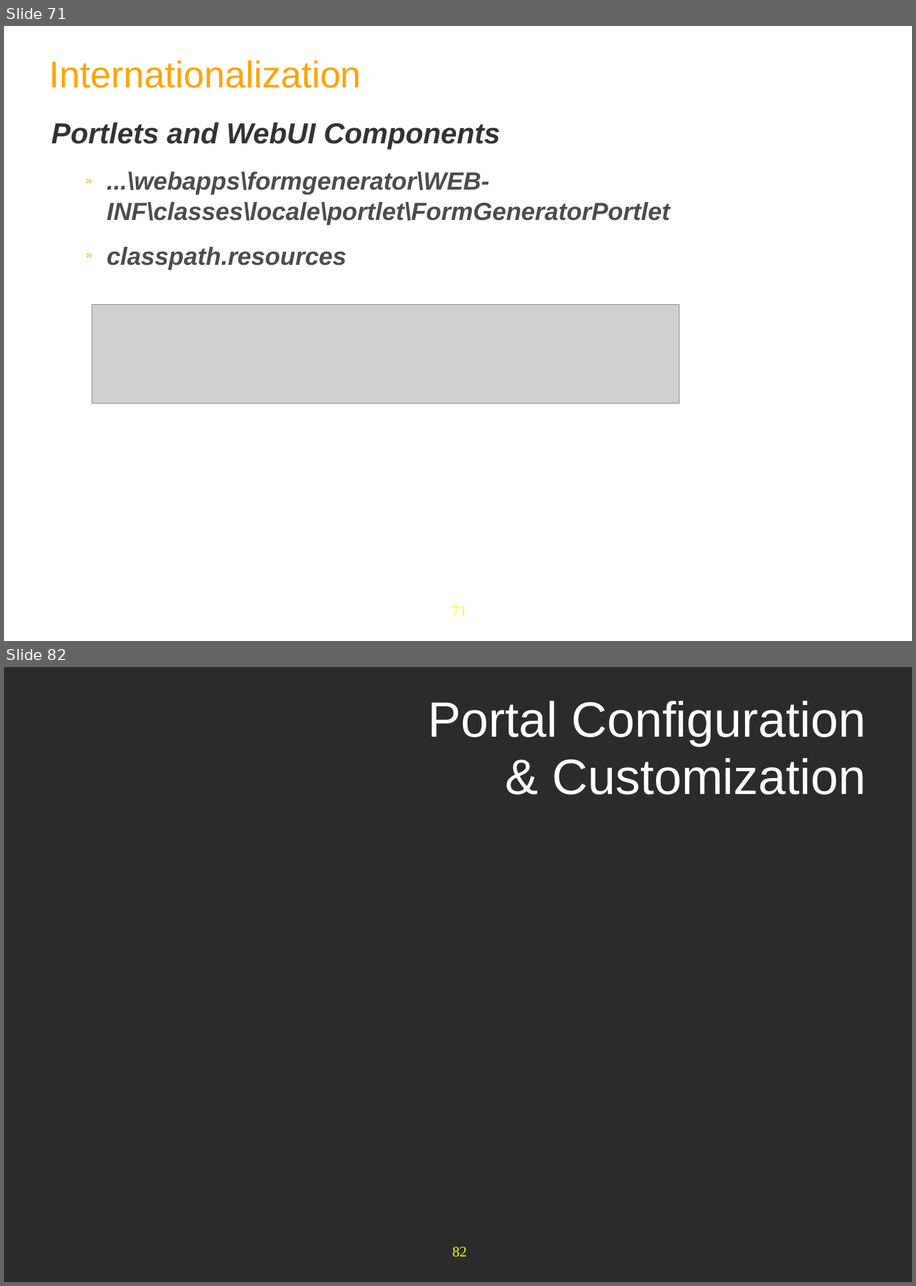
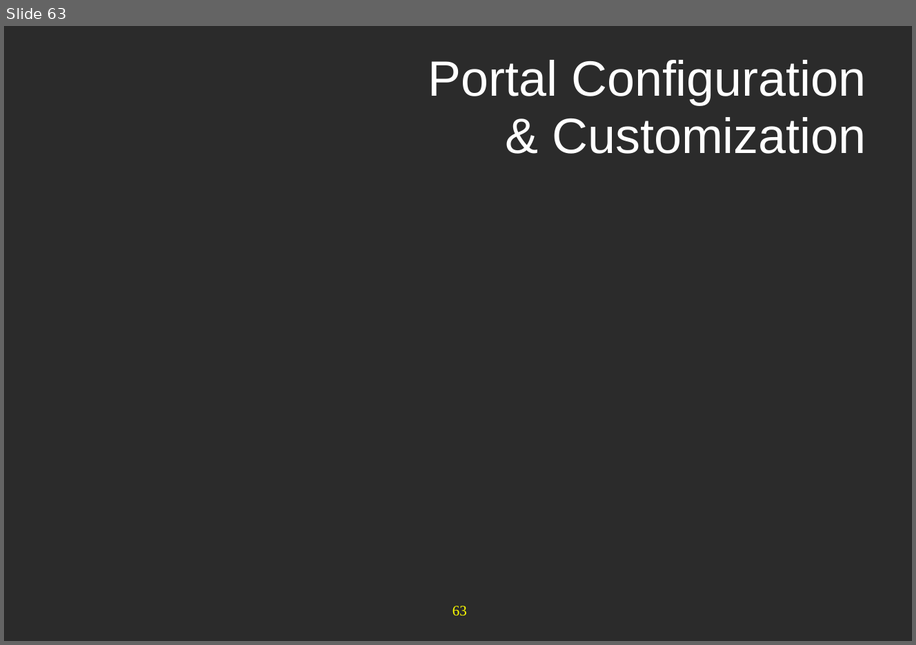
Before and after one commit to anhvurz90/training, a slide deck: exo-developer/210-configuration/slides/210-Portal-configuration-XDev-en.ppt. Shown one above the other, each under a label of ours: slides 71 and 82 before the commit, slide 63 after it; the slides between them are not shown. The pictures are 916x1286 and 916x645 pixels, drawn with LibreOffice and Linux fonts; fonts in the diff are those of the drawing; grey boxes stand for pictures; background and template pictures are left out; a plain dark background stands for a picture behind light text. Boxes give left, top, right and bottom in pixels: in the first picture for what was removed or moved away, otherwise in the second. Text is boxed around its words. In the diff, an @@ line names an element or a change of style, - is before the commit and + after.

```diff
--- a/exo-developer/210-configuration/slides/210-Portal-configuration-XDev-en.ppt
+++ b/exo-developer/210-configuration/slides/210-Portal-configuration-XDev-en.ppt
@@ slide 71 removed at (4,26,912,641), background #FFFFFF; not listed: 1 template element that a slide beside it also shows @@
@@ text removed at (50,60,361,88) @@
-Internationalization
@@ text removed at (52,122,671,270) @@
-Portlets and WebUI Components
-  » ...\webapps\formgenerator\WEB-INF\classes\locale\portlet\FormGeneratorPortlet
-  » classpath.resources
@@ picture removed at (92,304,680,403) @@
@@ what was slide 82 is now slide 63 @@
@@ page number at (452,606,467,615): text changed @@
-82
+63
```
Also in this commit, not shown: 3 slides changed, 18 other slides removed, 31 other files.
